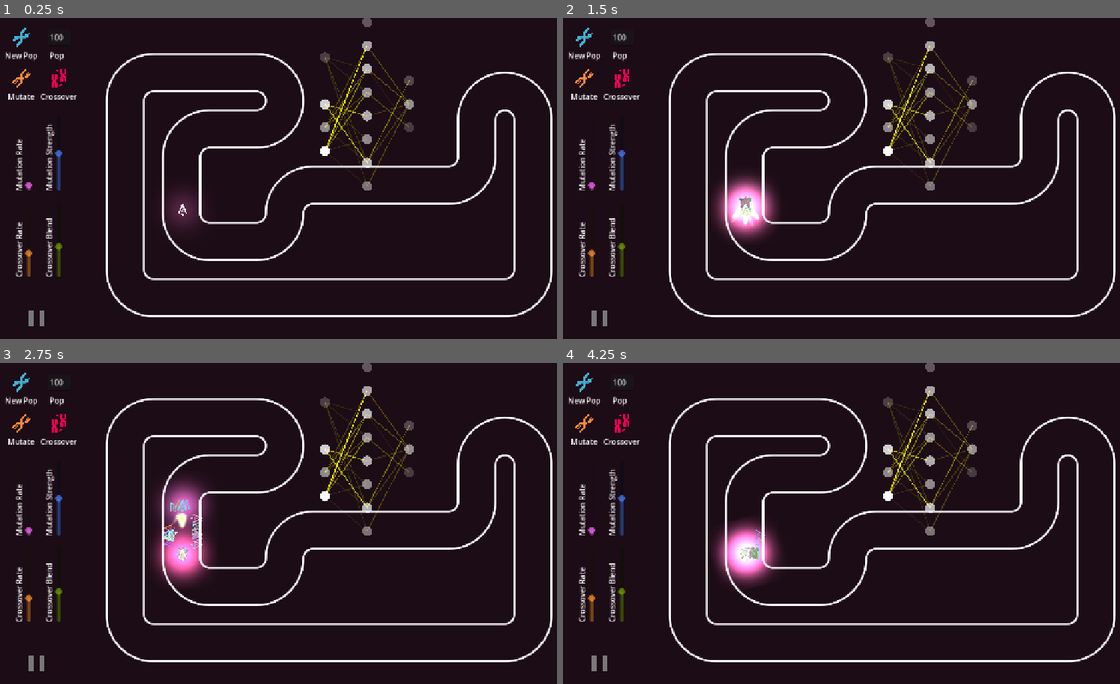
Above: before the commit, frames 1-4 (two rows, left to right).
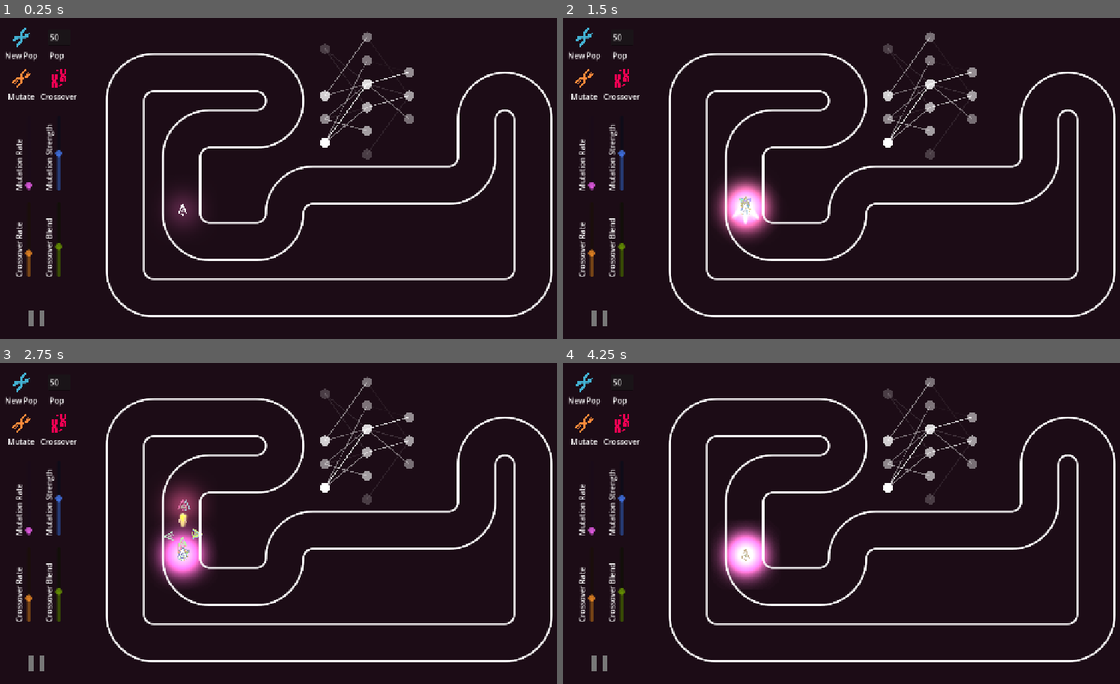
Above: after the commit, the same moments.

Repository: JulienToumieh/neural-drift
Game: Godot game, scene res://tracks/track1.tscn
Two runs of this game, one before a commit and one after it. Both use one fixed random seed, a clock stepped at 60 frames per second and the inputs below. This scene is started directly instead of the project's main scene.
Inputs (mouse positions are in pixels of both pictures, inside the frame that each line leads up to):
- Up to frame 1 (0.25 s): no input
- Up to frame 2 (1.5 s): click (746, 210) at 0.5 s; click (585, 43) at 1.25 s
- Up to frame 3 (2.75 s): click (22, 388) at 2 s
- Up to frame 4 (4.25 s): hold Right (ui_right) 2.78-3.5 s; click (585, 430) at 3.5 s

The runs differ from the first frame. In frame 1, 2.1% of the frame differs, in the area x 9-75%, y 0-54%; in frame 2, 2.2%; in frame 3, 3.9%, in the area x 9-75%, y 0-68%; in frame 4, 2.7%.
Error before the commit: Invalid call. Nonexistent function 'setNNDisp' in base 'Window'. (res://scripts/wing.gd:127)
Error after the commit: Invalid access to property or key 'input_to_hidden' on a base object of type 'Dictionary'. (res://scripts/GANN.gd:68)

Commit message:
Bug Fix: Error when selecting user-playable wings + changed app name to "Genetic Drift"

Diff:
--- a/components/genetic_controller.tscn
+++ b/components/genetic_controller.tscn
@@ -178,7 +178,7 @@
 offset_top = 8.0
 offset_right = 72.0
 offset_bottom = 43.0
-text = "100"
+text = "50"
 metadata/_edit_use_anchors_ = true
 
 [node name="Label" type="Label" parent="Population"]
@@ -311,7 +311,7 @@
 texture = ExtResource("6_m2yt8")
 
 [node name="NnDisplay" parent="." instance=ExtResource("7_7rpjq")]
-position = Vector2(704, 8)
+position = Vector2(704, 40)
 
 [connection signal="pressed" from="NewPopulation/NewPopulation" to="." method="_on_new_population_pressed"]
 [connection signal="pressed" from="Mutate/Mutate" to="." method="_on_mutate_pressed"]
--- a/project.godot
+++ b/project.godot
@@ -10,7 +10,7 @@
 
 [application]
 
-config/name="Genetic Drifters"
+config/name="Genetic Drift"
 run/main_scene="uid://cfk7dba5d2jbl"
 config/features=PackedStringArray("4.4", "Mobile")
 config/icon="res://icon.svg"
--- a/scripts/nn_display.gd
+++ b/scripts/nn_display.gd
@@ -4,7 +4,7 @@
 var layers = [0, 0, 0]
 
 func _ready():
-	network = GANN.generateRandomNN(5, 8, 3)
+	network = GANN.generateRandomNN(5, 6, 3)
 	layers = [network["input_to_hidden"].size(), network["hidden_bias"].size(), network["output_bias"].size()]
 
 	for i in range(layers.size()):
@@ -15,12 +15,7 @@
 		for j in range(layers[i]):
 			var sprite = Sprite2D.new()
 			sprite.texture = load("res://assets/circle.png")
-
-			var centerBias = 0
-			if i == 0:
-				centerBias = 1.5
-			elif i == 2:
-				centerBias = 2.5
+			var centerBias = (layers[1] - layers[i]) / 2.0
 
 			sprite.position = Vector2(90 * i, (50 * j) + centerBias * 50)
 			sprite.scale = Vector2(0.1, 0.1)
@@ -48,7 +43,7 @@
 
 				var line = Line2D.new()
 				line.width = 2
-				line.default_color = Color(1, 1, 0)
+				line.default_color = Color(1, 1, 1)
 				line.points = [neuron1.position, neuron2.position]
 				line.name = "Line" + str(k + 1)
 				NLC.add_child(line)
@@ -99,7 +94,7 @@
 		outputOut.append(sigmoid(sum))
 
 	for i in range(outputOut.size()):
-		layer3.get_node("Neuron" + str(i + 1)).modulate.a = outputOut[i]
+		layer3.get_node("Neuron" + str(i + 1)).modulate.a = outputOut[i] #int(outputOut[i] > 0.5)
 
 
 func sigmoid(x: float) -> float:
--- a/scripts/wing.gd
+++ b/scripts/wing.gd
@@ -23,7 +23,7 @@
 	if not playable:
 		changeColor(generate_light_vibrant_color())
 		if network.is_empty():
-			network = GANN.generateRandomNN(5, 8, 3)
+			network = GANN.generateRandomNN(5, 6, 3)
 
 
 func generate_light_vibrant_color() -> Color:
@@ -124,5 +124,6 @@
 	return 0
 
 func _on_wing_button_pressed():
-	get_parent().get_parent().setNNDisp(ID)
+	if not playable:
+		get_parent().get_parent().setNNDisp(ID)
 	Globals.addWing(network)
